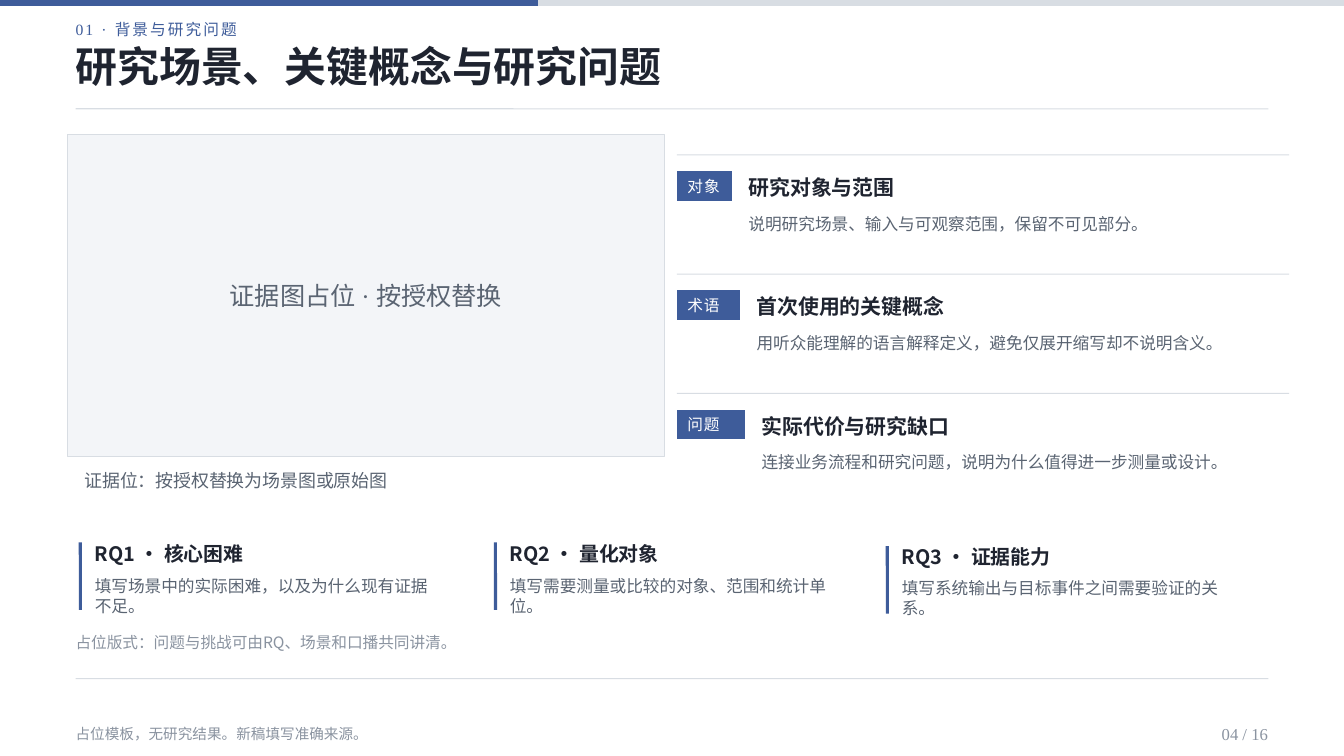
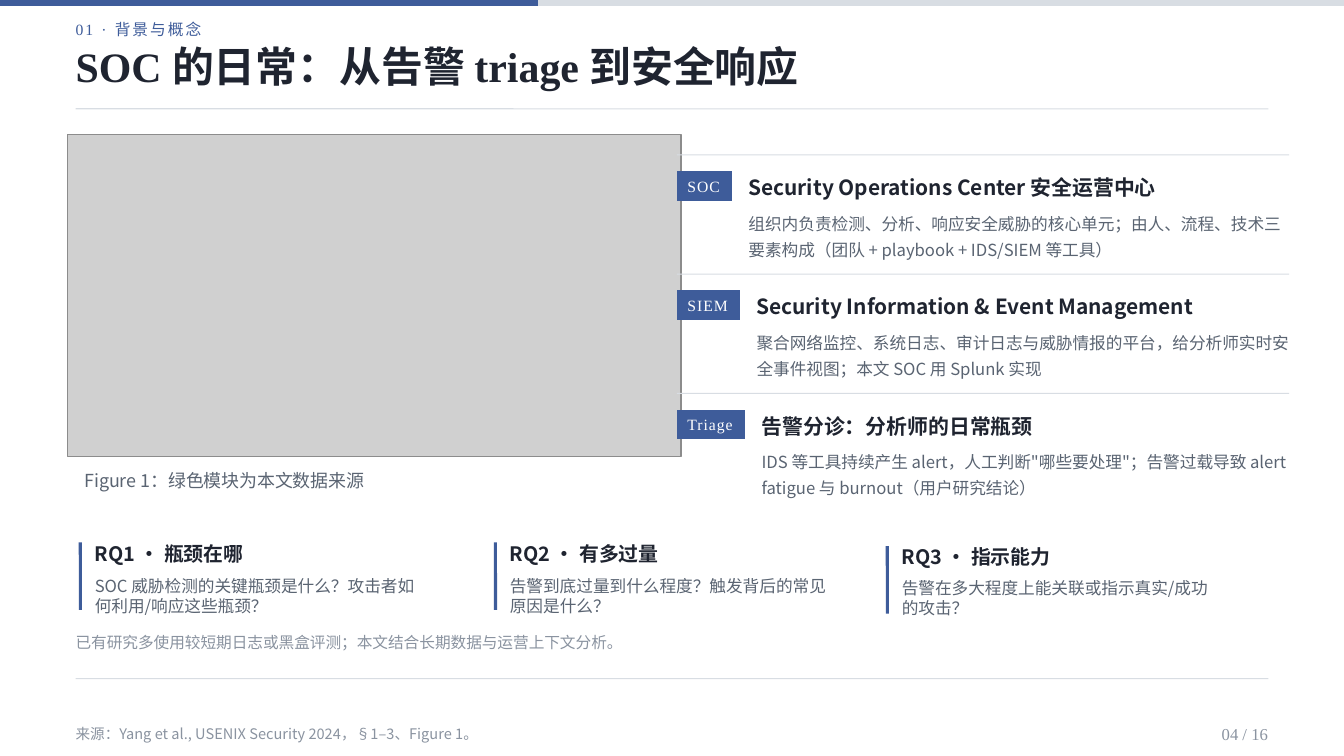
Before and after one commit to 01Elaine/research-ppt-skills, a slide deck: slide 4 of skills/artifact-template-soc-ppt/assets/reference.pptx. Drawn at 1344x756 pixels with LibreOffice and Linux fonts; fonts in the diff are those of the drawing; grey boxes stand for pictures. Boxes give left, top, right and bottom in pixels: in the first picture for what was removed or moved away, otherwise in the second. Text is boxed around its words. In the diff, an @@ line names an element or a change of style, - is before the commit and + after.

```diff
--- a/skills/artifact-template-soc-ppt/assets/reference.pptx
+++ b/skills/artifact-template-soc-ppt/assets/reference.pptx
@@ text at [76, 21, 201, 37]: text changed @@
-01 · 背景与研究问题
+01 · 背景与概念
@@ text at [76, 46, 798, 90]: text changed @@
-研究场景、关键概念与研究问题
+SOC 的日常：从告警 triage 到安全响应
@@ rectangle removed at [68, 135, 664, 457] @@
-证据图占位 · 按授权替换
@@ picture added at [68, 135, 681, 457] @@
@@ text at [748, 177, 1156, 200]: text changed @@
-研究对象与范围
+Security Operations Center 安全运营中心
@@ text at [687, 181, 719, 192]: text changed @@
-对象
+SOC
@@ text at [748, 216, 1280, 260]: text changed @@
-说明研究场景、输入与可观察范围，保留不可见部分。
+组织内负责检测、分析、响应安全威胁的核心单元；由人、流程、技术三要素构成（团队 + playbook + IDS/SIEM 等工具）
@@ text at [757, 297, 1192, 319]: text changed @@
-首次使用的关键概念
+Security Information & Event Management
@@ text at [687, 300, 727, 311]: text changed @@
-术语
+SIEM
@@ text at [757, 335, 1289, 379]: text changed @@
-用听众能理解的语言解释定义，避免仅展开缩写却不说明含义。
+聚合网络监控、系统日志、审计日志与威胁情报的平台，给分析师实时安全事件视图；本文 SOC 用 Splunk 实现
@@ text at [687, 419, 732, 434]: text changed @@
-问题
+Triage
@@ text at [762, 416, 1033, 436]: text changed @@
-实际代价与研究缺口
+告警分诊：分析师的日常瓶颈
@@ text at [84, 472, 365, 492]: text changed @@
-证据位：按授权替换为场景图或原始图
+Figure 1：绿色模块为本文数据来源
@@ text at [762, 454, 1286, 498]: text changed @@
-连接业务流程和研究问题，说明为什么值得进一步测量或设计。
+IDS 等工具持续产生 alert，人工判断"哪些要处理"；告警过载导致 alert fatigue 与 burnout（用户研究结论）
@@ text at [95, 544, 243, 565]: text changed @@
-RQ1 · 核心困难
+RQ1 · 瓶颈在哪
@@ text at [510, 544, 658, 565]: text changed @@
-RQ2 · 量化对象
+RQ2 · 有多过量
@@ text at [902, 547, 1050, 568]: text changed @@
-RQ3 · 证据能力
+RQ3 · 指示能力
@@ text at [95, 578, 414, 615]: text changed @@
-填写场景中的实际困难，以及为什么现有证据不足。
+SOC 威胁检测的关键瓶颈是什么？攻击者如何利用/响应这些瓶颈？
@@ text at [510, 578, 826, 614]: text changed @@
-填写需要测量或比较的对象、范围和统计单位。
+告警到底过量到什么程度？触发背后的常见原因是什么？
@@ text at [902, 580, 1208, 616]: text changed @@
-填写系统输出与目标事件之间需要验证的关系。
+告警在多大程度上能关联或指示真实/成功的攻击？
@@ text at [76, 635, 623, 650]: text changed @@
-占位版式：问题与挑战可由RQ、场景和口播共同讲清。
+已有研究多使用较短期日志或黑盒评测；本文结合长期数据与运营上下文分析。
@@ text at [76, 727, 478, 743]: text changed @@
-占位模板，无研究结果。新稿填写准确来源。
+来源：Yang et al., USENIX Security 2024，§1–3、Figure 1。
```
Also in this commit, not shown: 14 other slides changed, 1 slide added, 1 slide removed, 46 other files.
